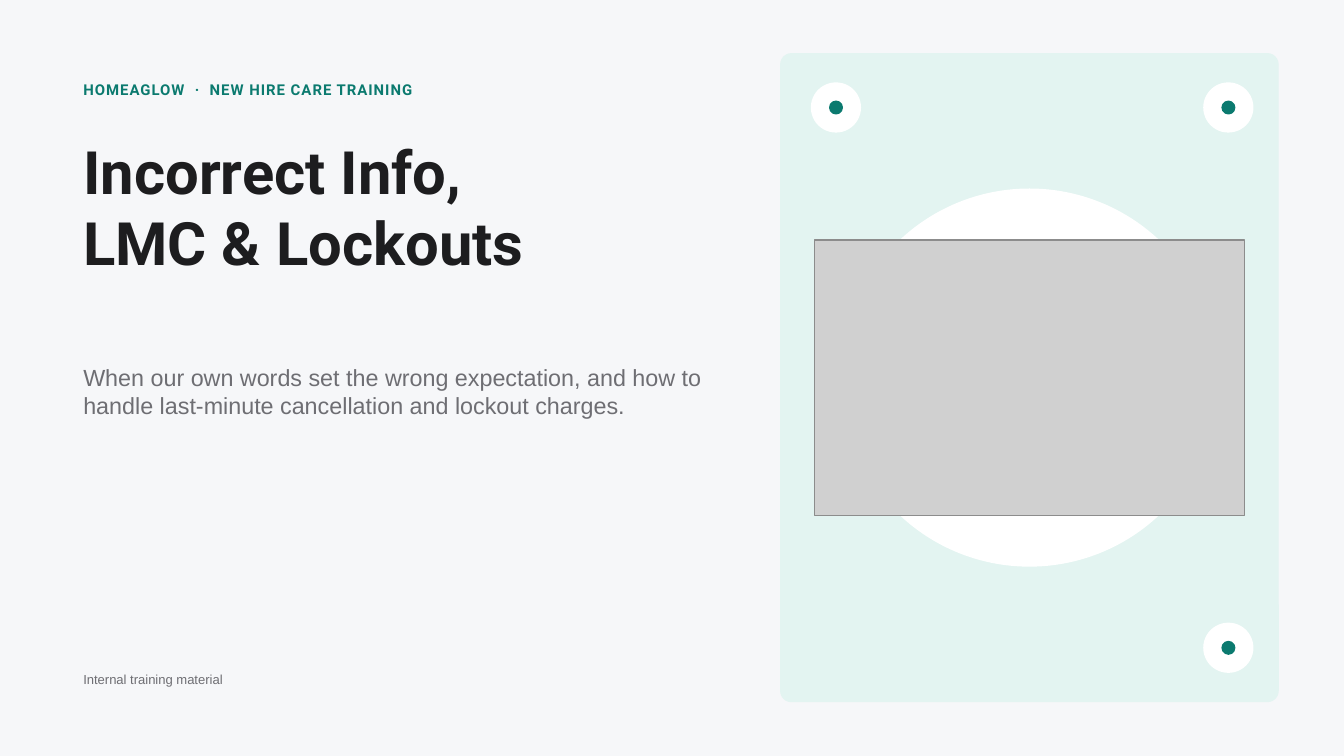
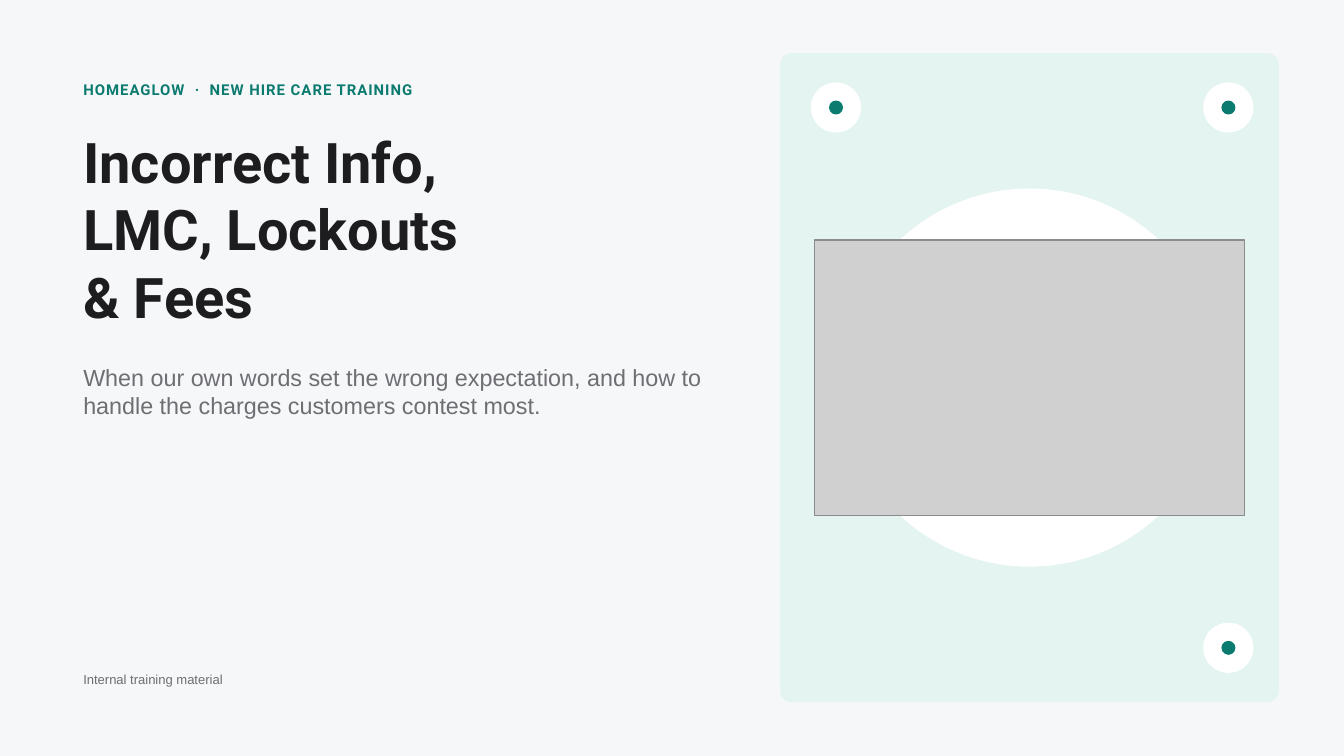
Before and after one commit to anjulimichelle/training, a slide deck: slide 1 of incorrect-info-lmc-lockout/incorrect-info-lmc-lockout.pptx. Drawn at 1344x756 pixels with LibreOffice and Linux fonts; fonts in the diff are those of the drawing; grey boxes stand for pictures. Boxes give left, top, right and bottom in pixels: in the first picture for what was removed or moved away, otherwise in the second. Text is boxed around its words. In the diff, an @@ line names an element or a change of style, - is before the commit and + after.

```diff
--- a/incorrect-info-lmc-lockout/incorrect-info-lmc-lockout.pptx
+++ b/incorrect-info-lmc-lockout/incorrect-info-lmc-lockout.pptx
@@ text at box(83, 140, 437, 193): size 32 to 30 pt in "Incorrect Info," @@
@@ text at box(83, 208, 459, 319): text changed; size 32 to 30 pt @@
-LMC & Lockouts
+LMC, Lockouts
+& Fees
@@ text at box(83, 369, 701, 419): text changed @@
-When our own words set the wrong expectation, and how to handle last-minute cancellation and lockout charges.
+When our own words set the wrong expectation, and how to handle the charges customers contest most.
```
Also in this commit, not shown: 5 other slides changed, 20 slides added, 5 other files.
